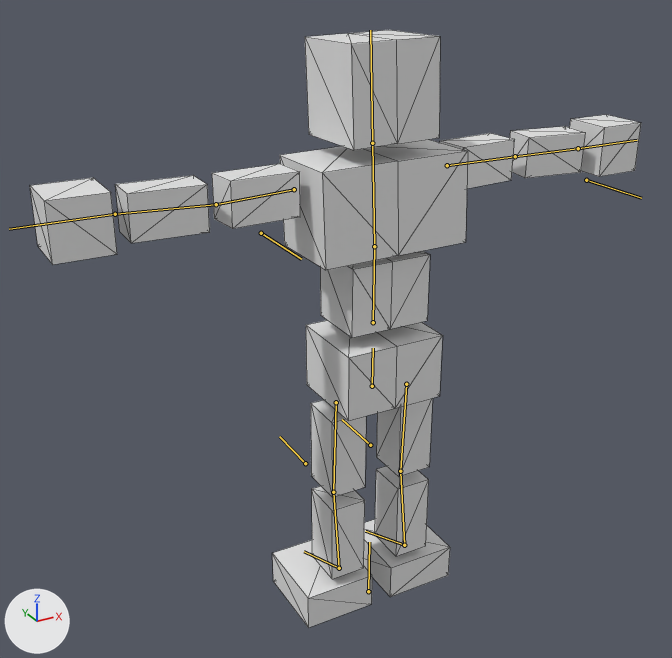
Two versions of the glTF model BrowserGame/public/models/animateblend2.glb, one commit apart.
Rendered twice from a 50 mm camera at (-10.13, -16.65, 11.14) aimed at (-0.41, 1.02, 2.3). The lights are fixed; the arrows at lower left show +X, +Y and +Z. Both versions are drawn at frame 4 of the action 'chest.walk'; the numbers are the values there. The bones that bend it are drawn over the model as lines. Mesh edges are drawn as thin lines.

Objects in the first picture: '立方体'.
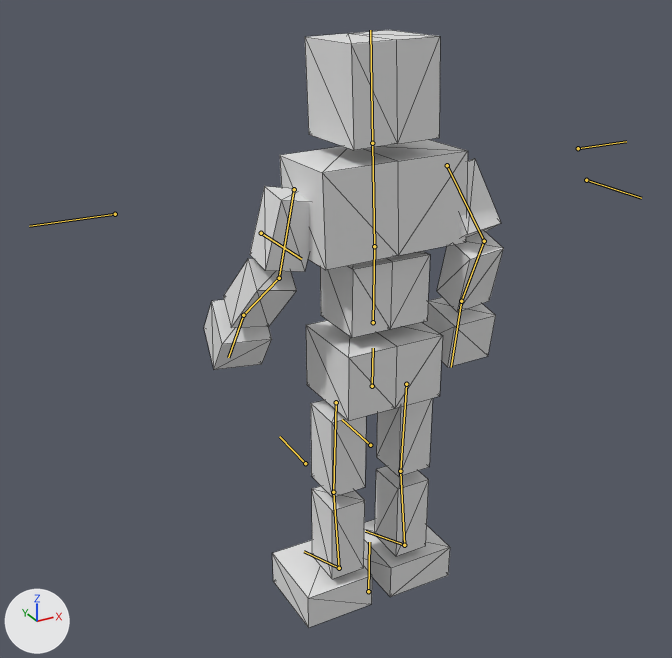
The change in detail:
Bone 'upper arm.R' (bone_upper_arm_r) turns from (5, -1, -2) to (-3, 4, 77) degrees about its own x, y and z.
Bone 'forearm.R' (bone_forearm_r) turns from (-6, 0, 0) to (-33, 0, 1) degrees about its own x, y and z.
Bone 'hand.R' (bone_hand_r) turns from (1, -1, 0) to (2, 1, 11) degrees about its own x, y and z.
Bone 'upper arm.L' (bone_upper_arm_l) turns from (-8, 2, -2) to (37, -10, -85) degrees about its own x, y and z.
Bone 'forearm.L' (bone_forearm_l) turns from (13, 0, 0) to (-52, 0, -1) degrees about its own x, y and z.
Bone 'hand.L' (bone_hand_l) turns from (-7, 0, 0) to (8, 4, -2) degrees about its own x, y and z.

Location of each change, [x1, y1, x2, y2] in pixels of the pictures (672 x 658 px):
'立方体', posed (51% narrower)
    before: [30, 30, 641, 628]
    after: [204, 30, 504, 628]
bone 'upper arm.R', root to tip
    before: (294, 189) to (216, 204)
    after: (294, 189) to (279, 278)
bone 'forearm.R', root to tip
    before: (216, 204) to (115, 214)
    after: (279, 278) to (243, 315)
bone 'hand.R', root to tip
    before: (115, 214) to (9, 229)
    after: (243, 315) to (228, 357)
bone 'upper arm.L', root to tip
    before: (447, 165) to (515, 156)
    after: (447, 165) to (484, 241)
bone 'forearm.L', root to tip
    before: (515, 156) to (578, 148)
    after: (484, 241) to (461, 301)
bone 'hand.L', root to tip
    before: (578, 148) to (637, 140)
    after: (461, 301) to (451, 367)
